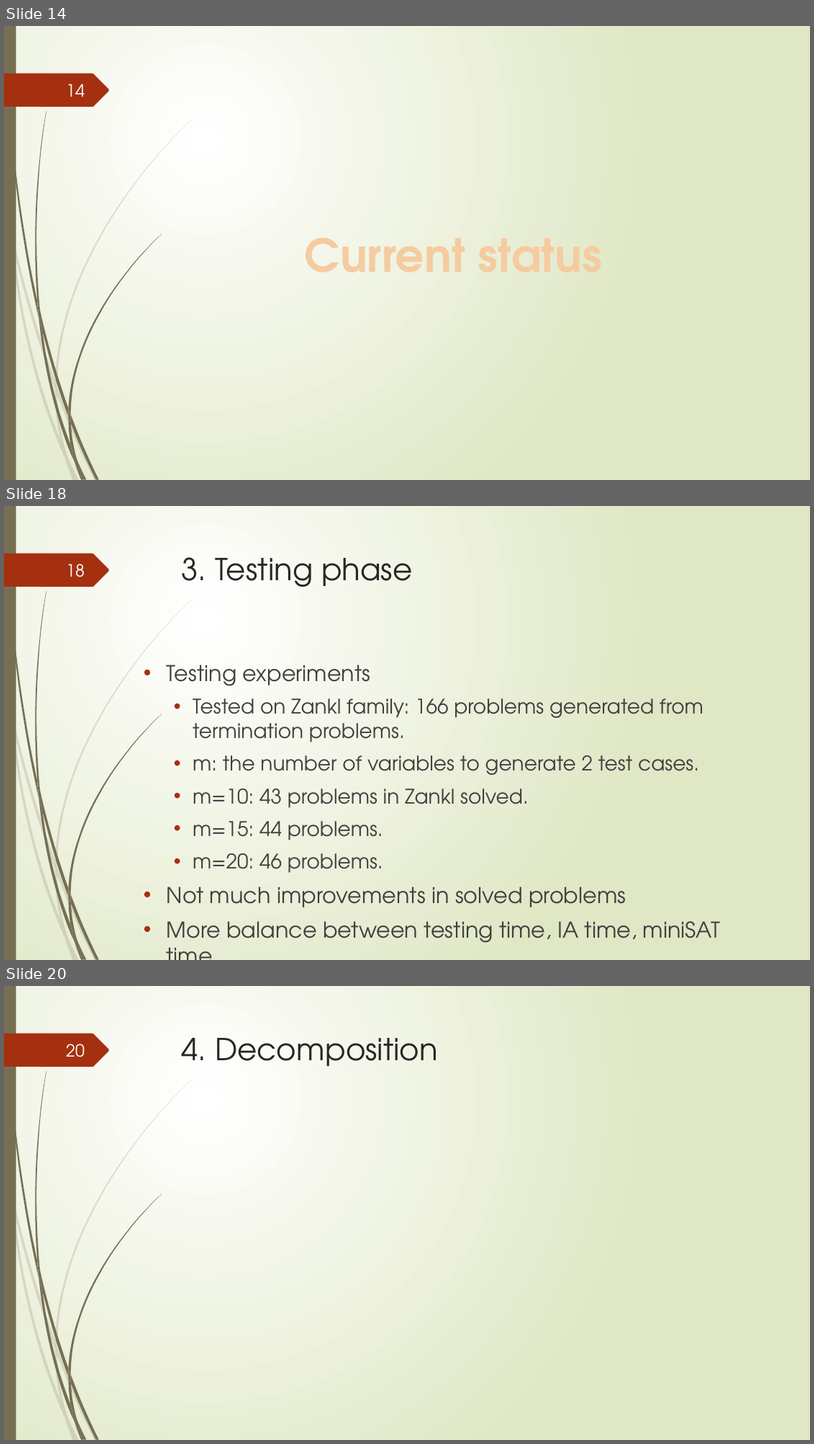
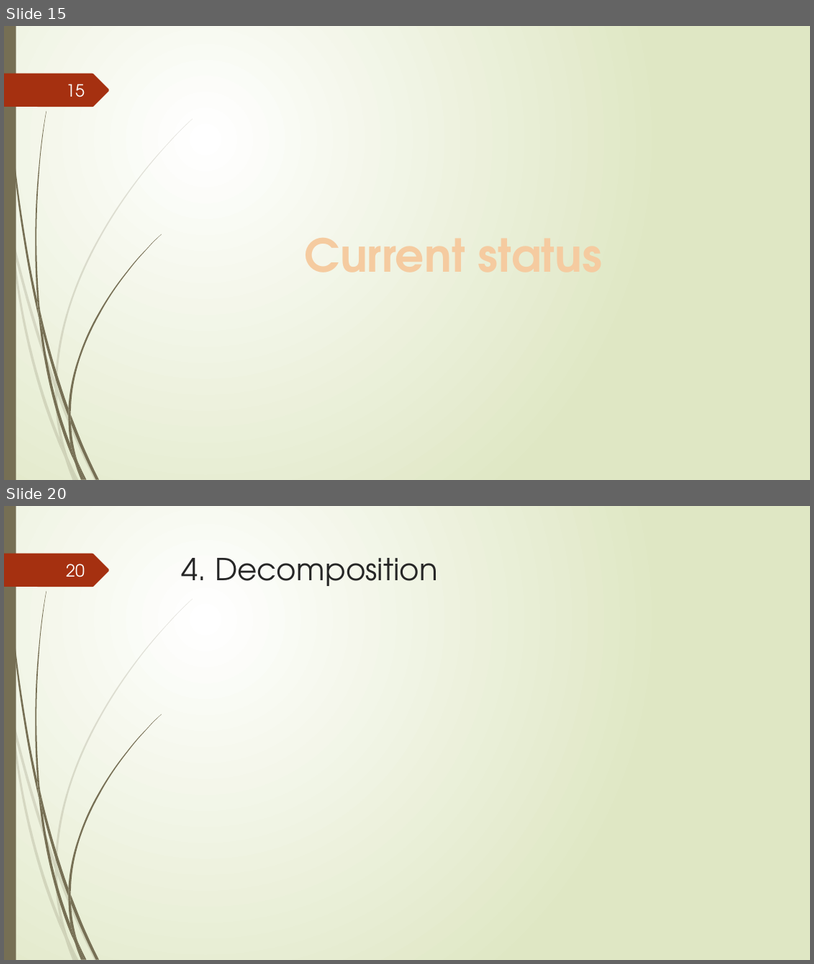
Before and after one commit to tungvx/raSAT, a slide deck: report/midterm.pptx. Shown one above the other, each under a label of ours: slides 14, 18 and 20 before the commit, slides 15 and 20 after it; the slides between them are not shown. The pictures are 814x1444 and 814x964 pixels, drawn with LibreOffice and Linux fonts; fonts in the diff are those of the drawing; grey boxes stand for pictures. Boxes give left, top, right and bottom in pixels: in the first picture for what was removed or moved away, otherwise in the second. Text is boxed around its words. In the diff, an @@ line names an element or a change of style, - is before the commit and + after.

```diff
--- a/report/midterm.pptx
+++ b/report/midterm.pptx
@@ slide 18 removed at [4, 506, 810, 960], background gradient #FFFFFF to #DFE8C4; not listed: 24 template elements that a slide beside it also shows @@
@@ page number removed at [66, 564, 85, 577] @@
-18
@@ title removed at [182, 557, 413, 587] @@
-3. Testing phase
@@ text removed at [166, 664, 721, 948] @@
-• Testing experiments
-  • Tested on Zankl family: 166 problems generated from termination problems.
-  • m: the number of variables to generate 2 test cases.
-  • m=10: 43 problems in Zankl solved.
-  • m=15: 44 problems.
-  • m=20: 46 problems.
-• Not much improvements in solved problems
-• More balance between testing time, IA time, miniSAT time.
@@ what was slide 14 is now slide 15 @@
@@ page number at [66, 84, 85, 97]: text changed @@
-14
+15
```
Also in this commit, not shown: 9 slides changed, 4 slides added, 4 other slides removed, 6 other files.
